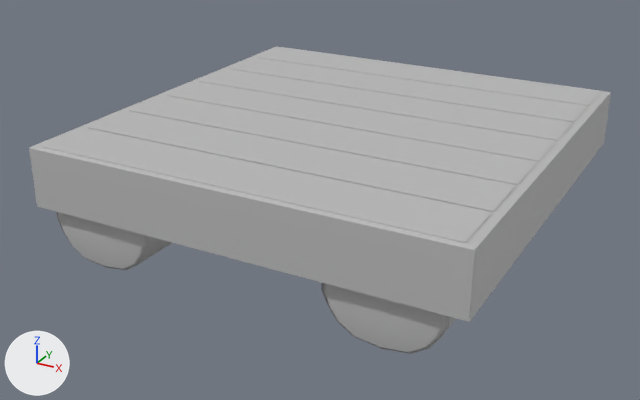
Renders of the FBX model Assets/Models/Platform/Raft.fbx from each side of a commit.
Both versions are drawn from a 50 mm camera at (0.0901, -0.1277, 0.0673) aimed at (0.0221, -0.004, 0.0054). Every picture has the same lights, and +X, +Y and +Z are marked at lower left. Where no turn or scale is listed for an object, it has been applied to the vertices.

The older version as bpy lines, for what is in view:
```python
me_mesh = bpy.data.meshes.new('Mesh')
me_mesh.from_pydata(...)  # 220 vertices, 330 faces; spans x -0.0361..0.0361, y -0.0367..0.0367, z -0.0095..0.0095
me_mesh.materials.append(mat_lambert9)  # grey #bcbcbc
ob_raft = bpy.data.objects.new('Raft', me_mesh)
ob_raft.location = (0.0249, 0.0, 0.0103)
```
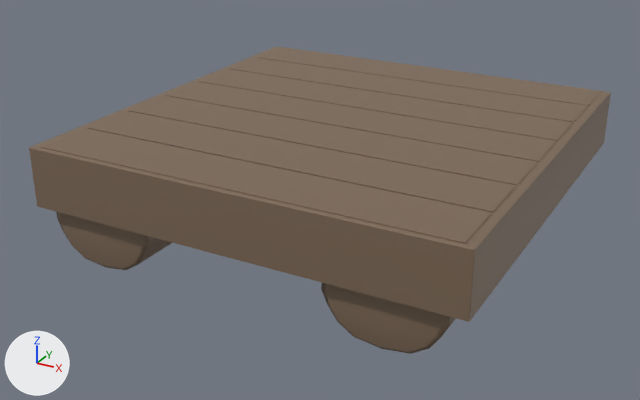
Location of each change, [x1, y1, x2, y2] in pixels of the pictures (640 x 400 px):
part 1 of me_mesh, rebuilt: before [88, 111, 517, 212]; after [87, 111, 517, 212]
part 2 of me_mesh, rebuilt: before [42, 128, 493, 243]; after [41, 128, 492, 244]
part 3 of me_mesh, rebuilt: before [129, 95, 538, 185]; after [129, 96, 537, 185]
part 4 of me_mesh, built on: before [166, 82, 556, 162]; after [166, 82, 557, 162]
part 5 of me_mesh, recoloured (grey to brown): [29, 47, 611, 354] in both

What the commit changed:
Material 'Raft_Mat' (mat_raft_mat) is new.
Its base color is (0.204, 0.141, 0.0928) (brown #7d6956).
me_mesh is used by ob_raft; location (0.0249, 0.0, 0.0103).
me_mesh had 220 vertices, 330 faces and spanned x -0.0361..0.0361, y -0.0367..0.0367, z -0.0095..0.0095.
me_mesh now has 220 vertices, 360 faces and spans x -0.0361..0.0361, y -0.0367..0.0367, z -0.0095..0.0095.
me_mesh part 1: the loose piece of 8 vertices spanning x -0.0344..0.0345, y -0.0252..-0.0152, z 0.0071..0.0095 is rebuilt with 8 vertices and now spans x -0.0344..0.0345, y -0.0254..-0.0154, z 0.0071..0.0095, in mat_raft_mat (brown #7d6956).
me_mesh part 2: the loose piece of 8 vertices spanning x -0.0344..0.0345, y -0.0355..-0.0255, z 0.0071..0.0095 is rebuilt with 8 vertices and now spans x -0.0344..0.0345, y -0.0357..-0.0257, z 0.0071..0.0095, in mat_raft_mat (brown #7d6956).
me_mesh part 3: the loose piece of 8 vertices spanning x -0.0344..0.0345, y -0.0149..-0.0049, z 0.0071..0.0095 is rebuilt with 8 vertices and now spans x -0.0344..0.0345, y -0.0151..-0.0051, z 0.0071..0.0095, in mat_raft_mat (brown #7d6956).
Part 4, on me_mesh:
8 vertices move within x -0.0344..0.0345, y -0.0047..0.0053, z 0.0071..0.0095.
24 new faces join them.
me_mesh part 5: 312 faces spanning x -0.0361..0.0361, y -0.0367..0.0367, z -0.0095..0.0095 switch from mat_lambert9 (grey #bcbcbc) to mat_raft_mat (brown #7d6956).
